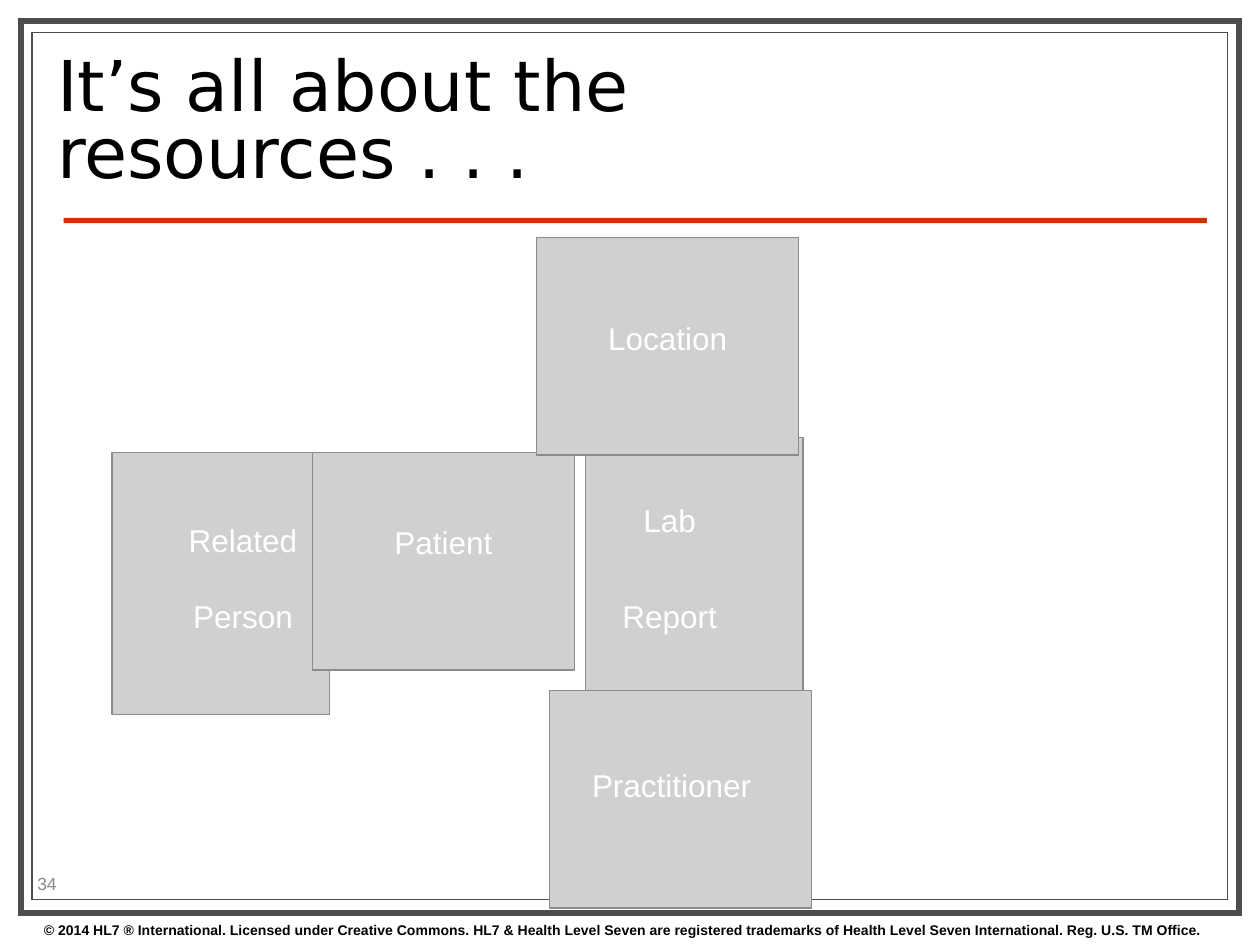
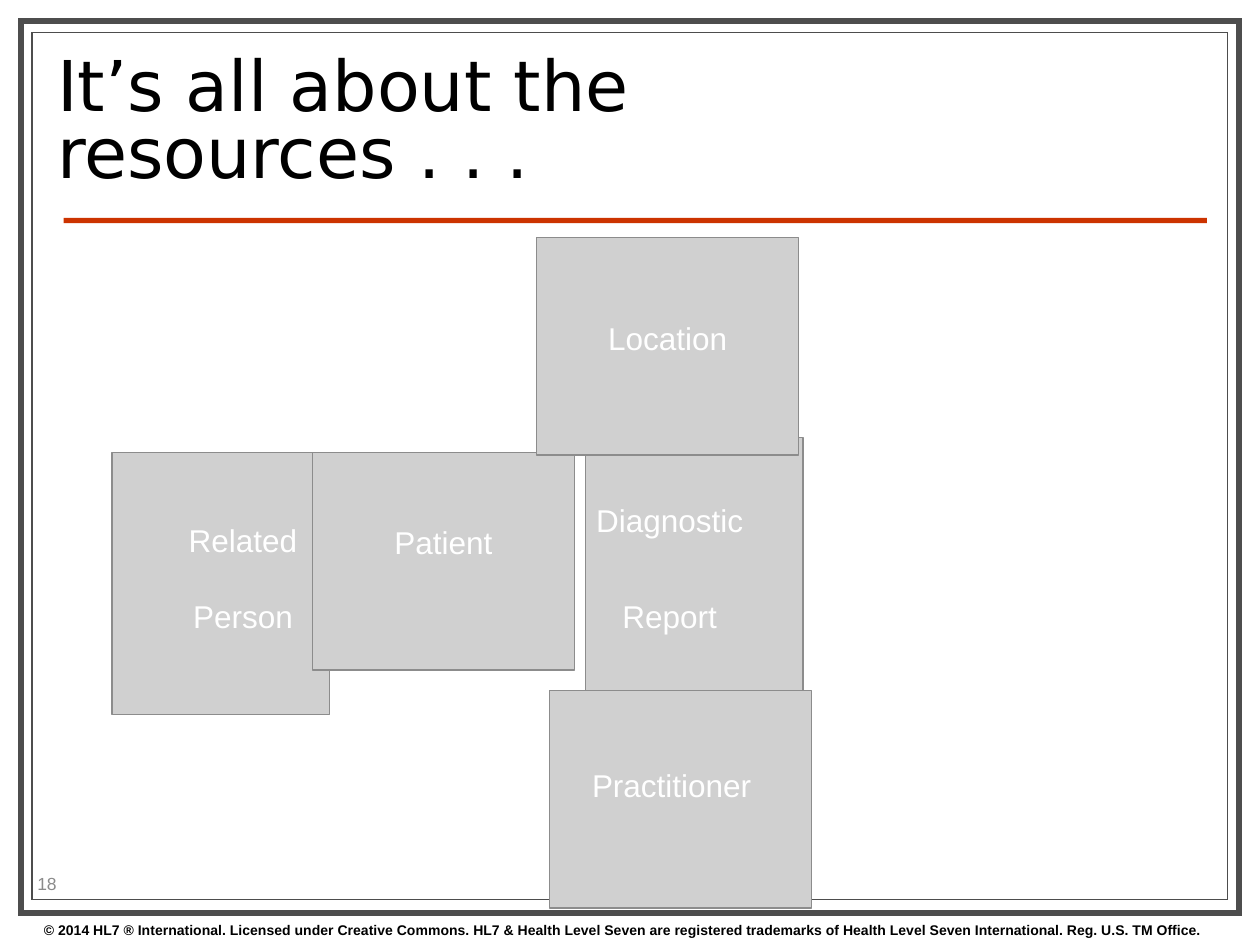
Before and after one commit to kevinpeterson/fhir, a slide deck: slide 18 of presentations/2014-01 Tutorials/Introduction to FHIR.pptx (slide 34 before the commit). Drawn at 1260x945 pixels with LibreOffice and Linux fonts; fonts in the diff are those of the drawing; grey boxes stand for pictures; background and template pictures are left out. Boxes give left, top, right and bottom in pixels: in the first picture for what was removed or moved away, otherwise in the second. Text is boxed around its words. In the diff, an @@ line names an element or a change of style, - is before the commit and + after.

```diff
--- a/presentations/2014-01 Tutorials/Introduction to FHIR.pptx
+++ b/presentations/2014-01 Tutorials/Introduction to FHIR.pptx
@@ text "Diagnostic" moved from (x1=622, y1=510, x2=716, y2=634) to (x1=596, y1=510, x2=743, y2=634) @@
@@ text at (x1=596, y1=510, x2=743, y2=538): text changed @@
-Lab
+Diagnostic
@@ page number at (x1=37, y1=878, x2=56, y2=890): text changed @@
-34
+18
```
Also in this commit, not shown: 4 other slides changed.
